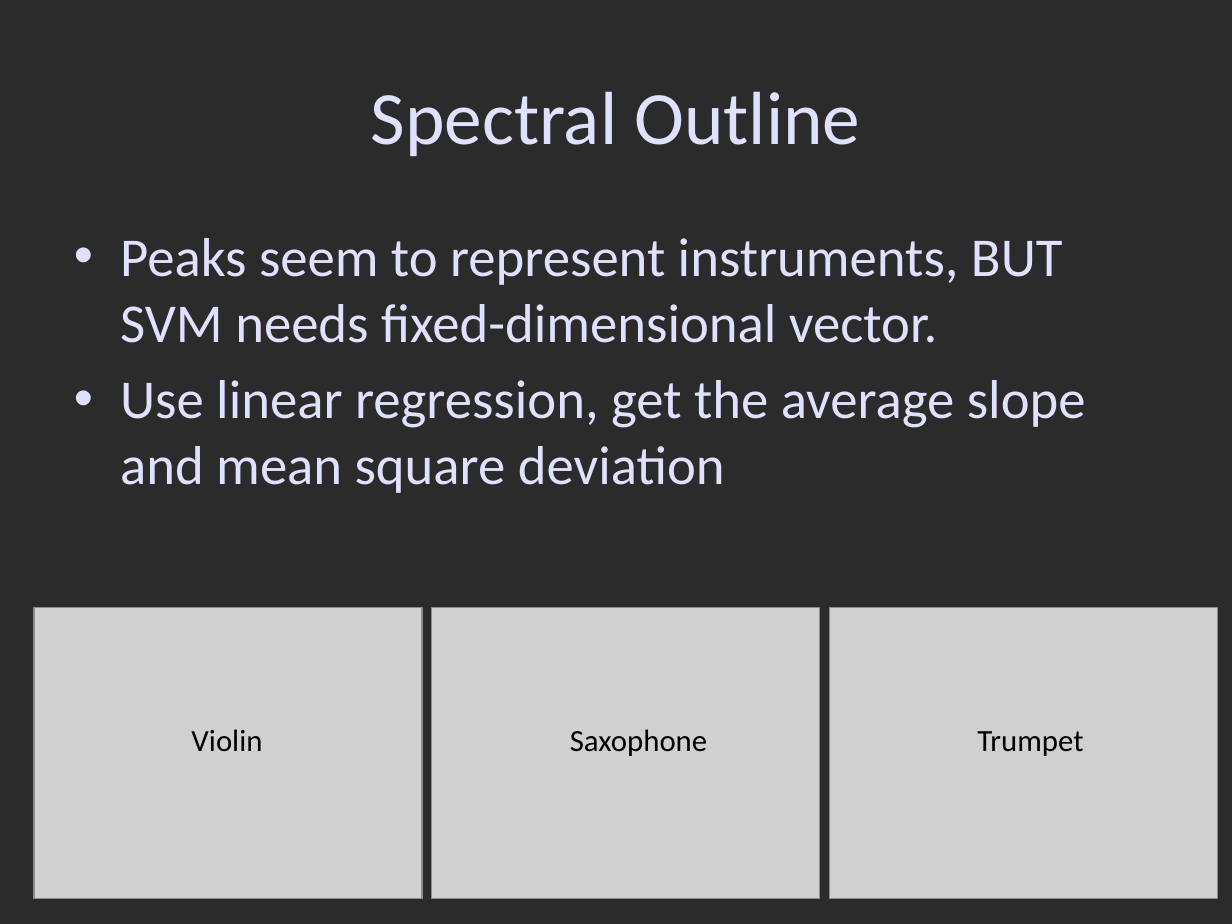
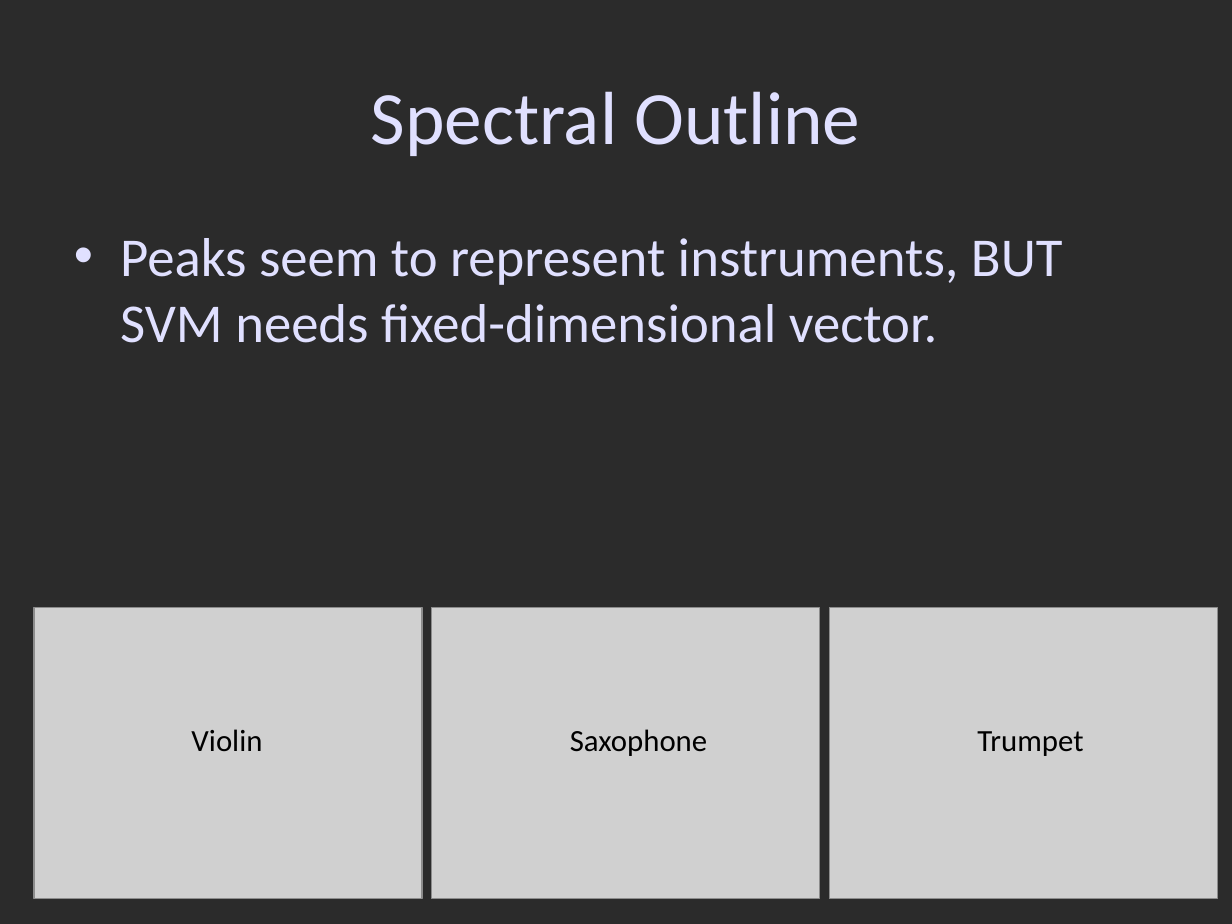
Before and after one commit to wiku30/Musical_Instrument_Classification, a slide deck: slide 16 of ppt/SST.pptx. Drawn at 1232x924 pixels with LibreOffice and Linux fonts; fonts in the diff are those of the drawing; grey boxes stand for pictures; background and template pictures are left out; a plain dark background stands for a picture behind light text. Boxes give left, top, right and bottom in pixels: in the first picture for what was removed or moved away, otherwise in the second. Text is boxed around its words. In the diff, an @@ line names an element or a change of style, - is before the commit and + after.

Commit message:
haha

```diff
--- a/ppt/SST.pptx
+++ b/ppt/SST.pptx
@@ text at bbox=[120, 380, 1086, 493]: paragraph removed @@
-• Use linear regression, get the average slope and mean square deviation
```
